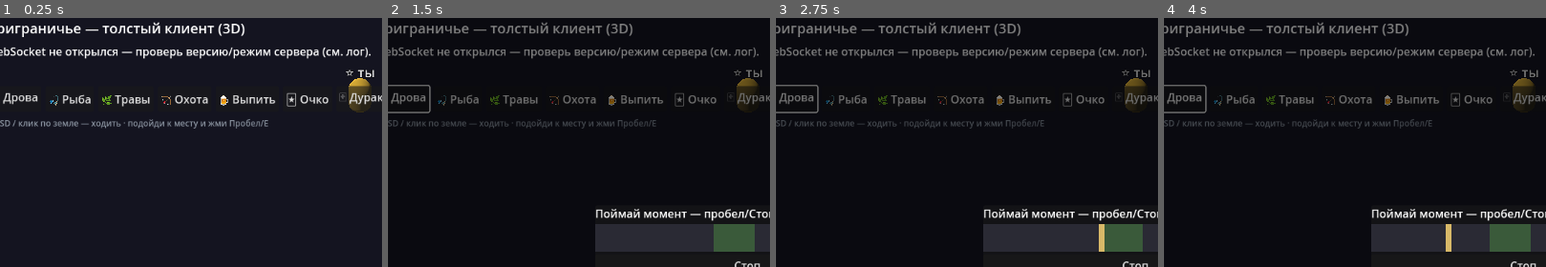
Above: before the commit, frames 1-4 (left to right).
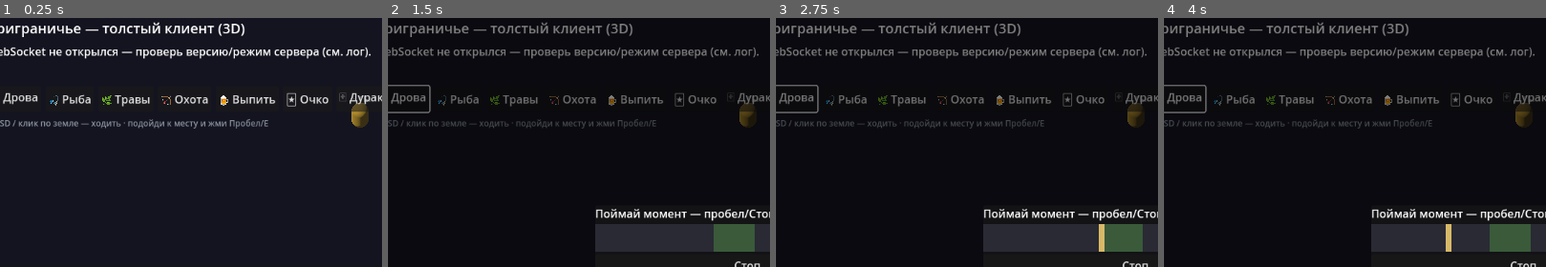
Above: after the commit, the same moments.

Repository: IskatelApelsinov/pogranichye
Game: Godot game, scene res://Main.tscn
The game is run twice, just before and just after one commit, with the same random seed, the same clock (stepped at 60 frames per second) and the same inputs.
Inputs:
- Up to frame 1 (0.25 s): no input
- Up to frame 2 (1.5 s): click "🪓 Дрова" at 0.5 s; click "🎣 Рыба" at 1.25 s
- Up to frame 3 (2.75 s): click "🌿 Травы" at 2 s
- Up to frame 4 (4 s): click "🏹 Охота" at 2.75 s; click "🍺 Выпить" at 3.5 s
The pictures show only the part of the screen within x 3-53%, y 1-51%; the shares and areas given below are measured in that part.

The runs differ from the first frame. In frame 1, 0.9% of the frame differs, in the area x 90-98%, y 20-45%; in frame 2, 0.6%; in frame 3, 0.6%; in frame 4, 0.6%.

Commit message:
v0.9.5: 3D-деревня как место — дороги, кузница/амбар/колодец, таверна со столами и комнатой
Слой 1 мега-итерации (витрина поверх сервера, логику не трогаем):
- раскладка 7×6: дома вдоль улиц, площадь, дороги между постройками
- кузница/амбар/колодец как объекты; вывески у таверны
- вечером (18–23ч) посетители рассаживаются ЗА СТОЛЫ у таверны, а не кучей
- точка «Комната» (🛏): нет своего жилья → снять (house/rent), иначе → спать (sleep)
- занятия разнесены по окраинам; камера и границы расширены под большую деревню

Co-Authored-By: Claude Opus 4.8 <noreply@anthropic.com>
Claude-Session: https://claude.ai/code/session_014HhMEKL3gv4Ct8eUsG9tJz

Diff:
--- a/godot3d-client/Main.gd
+++ b/godot3d-client/Main.gd
@@ -46,10 +46,10 @@
 var _prompt: Label
 var _verbadge: Label
 var _near: Dictionary = {}            # ближайшая точка взаимодействия
-const CAM_OFFSET := Vector3(14, 16, 14)
+const CAM_OFFSET := Vector3(18, 21, 18)
 const MOVE_SPEED := 5.5
 const INTERACT_RADIUS := 1.7
-const BOUND := 8.0
+const BOUND := 8.6
 
 
 func _ready() -> void:
@@ -69,7 +69,7 @@
 	# ортокамера «вид сверху» с лёгким наклоном (2.5D-ощущение)
 	_cam = Camera3D.new()
 	_cam.projection = Camera3D.PROJECTION_ORTHOGONAL
-	_cam.size = 16.0
+	_cam.size = 22.0
 	_cam.position = Vector3(14, 16, 14)
 	_cam.rotation_degrees = Vector3(-50, 45, 0)
 	_cam.current = true
@@ -552,6 +552,15 @@
 	elif act == "tavern":
 		_send("drink", {})
 		_log_line("🍯 В таверне: Выпить — здесь, Очко и Дурак — на верхней панели.")
+	elif act == "inn":
+		# комната: если нет своего дома — снять; иначе лечь спать
+		var me: Dictionary = S.get("me", {})
+		if me.get("home", "none") == "none":
+			_send("house", {"action": "rent"})
+			_log_line("🛏 Снимаю комнату…")
+		else:
+			_send("sleep", {})
+			_log_line("🛏 Ложусь отдыхать…")
 
 func _on_packet(text: String) -> void:
 	var m = JSON.parse_string(text)
--- a/godot3d-client/World3D.gd
+++ b/godot3d-client/World3D.gd
@@ -4,12 +4,23 @@
 # но честные 3D-меши под ортокамерой. Данные те же, что шлёт сервер (state.here + hour).
 # Движение по времени суток: день — по делам, вечер — в таверну, ночь — по домам.
 
-const SP := 2.2                      # шаг сетки в мире
-const COLS := 5
-const ROWS := 4
-const HOUSE := [Vector2i(0,0), Vector2i(2,0), Vector2i(4,0), Vector2i(0,2), Vector2i(3,3)]
-const TAV := Vector2i(2,2)
-const WALK := [Vector2i(1,1), Vector2i(3,1), Vector2i(1,3), Vector2i(2,3), Vector2i(4,2), Vector2i(0,3), Vector2i(2,1), Vector2i(1,2)]
+const SP := 2.4                      # шаг сетки в мире
+const COLS := 7
+const ROWS := 6
+# деревня-улица: площадь в центре (таверна+колодец), дома вдоль улиц, кузница/амбар
+const HOUSE := [Vector2i(1,0), Vector2i(3,0), Vector2i(5,0), Vector2i(0,2), Vector2i(6,2),
+                Vector2i(1,5), Vector2i(3,5), Vector2i(5,5), Vector2i(0,4), Vector2i(6,4)]
+const TAV := Vector2i(3,2)
+const WELL := Vector2i(3,3)
+const FORGE := Vector2i(5,1)
+const BARN := Vector2i(1,1)
+const INN := Vector2i(4,2)            # у таверны — снять комнату/спать
+# дороги (клетки, по которым идёт мощёная улица): крест через площадь + выезды
+const ROADS := [Vector2i(0,2),Vector2i(1,2),Vector2i(2,2),Vector2i(3,2),Vector2i(4,2),Vector2i(5,2),Vector2i(6,2),
+                Vector2i(3,0),Vector2i(3,1),Vector2i(3,3),Vector2i(3,4),Vector2i(3,5)]
+# столы у таверны (смещения от клетки таверны, в метрах)
+const TABLES := [Vector2(-1.4,1.3), Vector2(1.4,1.3), Vector2(-1.4,-1.2), Vector2(1.4,-1.2)]
+const WALK := [Vector2i(2,1), Vector2i(4,1), Vector2i(2,4), Vector2i(4,4), Vector2i(1,3), Vector2i(5,3)]
 
 var S: Dictionary = {}
 var hour: int = 8
@@ -21,10 +32,10 @@
 
 # постоянные места занятий на карте (клетка, эмодзи, подпись, намерение серверу)
 const SPOTS := [
-	{"cell": Vector2(0, 1), "emoji": "🪵", "label": "Поленница", "action": "firewood"},
-	{"cell": Vector2(4, 1), "emoji": "🎣", "label": "Рыбное место", "action": "fishing"},
-	{"cell": Vector2(0, 3), "emoji": "🌿", "label": "Травы", "action": "herbs"},
-	{"cell": Vector2(4, 3), "emoji": "🏹", "label": "Угодья", "action": "hunt"},
+	{"cell": Vector2(0, 0), "emoji": "🪵", "label": "Поленница", "action": "firewood"},
+	{"cell": Vector2(6, 0), "emoji": "🎣", "label": "Рыбное место", "action": "fishing"},
+	{"cell": Vector2(0, 5), "emoji": "🌿", "label": "Травы", "action": "herbs"},
+	{"cell": Vector2(6, 5), "emoji": "🏹", "label": "Угодья", "action": "hunt"},
 ]
 
 func _ready() -> void:
@@ -119,9 +130,19 @@
 	if h.get("tavern", true):
 		_spots.append({"type": "tavern", "label": "Таверна", "action": "tavern",
 			"pos": cell_pos(TAV.x, TAV.y), "emoji": "🍯"})
+		_spots.append({"type": "inn", "label": "Комната (аренда/сон)", "action": "inn",
+			"pos": cell_pos(INN.x, INN.y), "emoji": "🛏"})
 
 func interactables() -> Array:
 	return _spots
+
+func table_positions() -> Array:
+	# мировые позиции столов у таверны (чтобы рассаживать посетителей вечером)
+	var base := cell_pos(TAV.x, TAV.y)
+	var out := []
+	for off in TABLES:
+		out.append(base + Vector3(off.x, 0, off.y))
+	return out
 
 func _build_static(h: Dictionary, winter: bool, alive: int) -> void:
 	for c in _static_root.get_children():
@@ -132,22 +153,44 @@
 		for c in range(COLS):
 			var shade := 0.94 + 0.06 * ((c + r) % 2)
 			_box(_static_root, cell_pos(c, r, -0.2), Vector3(SP * 0.98, 0.2, SP * 0.98), grass * shade, "snow.png" if winter else "grass.png")
+	# дороги — мощёная улица (крест через площадь + выезды)
+	for rc in ROADS:
+		_box(_static_root, cell_pos(rc.x, rc.y, -0.12), Vector3(SP * 0.7, 0.16, SP * 0.7), Color("#6a5236"))
 	# дома
-	var nb: int = clampi(int(round(alive / 4.0)), 2, HOUSE.size())
+	var nb: int = clampi(int(round(alive / 3.0)), 3, HOUSE.size())
 	for i in range(nb):
 		var p: Vector2i = HOUSE[i]
-		_box(_static_root, cell_pos(p.x, p.y), Vector3(1.4, 1.3, 1.4), Color("#7a5a3a"), "wood.png")
-		# крыша
-		_box(_static_root, cell_pos(p.x, p.y, 1.3), Vector3(1.6, 0.5, 1.6), Color("#8a3a2a"), "roof.png")
-	# таверна
+		_box(_static_root, cell_pos(p.x, p.y), Vector3(1.5, 1.4, 1.5), Color("#7a5a3a"), "wood.png")
+		_box(_static_root, cell_pos(p.x, p.y, 1.4), Vector3(1.7, 0.5, 1.7), Color("#8a3a2a"), "roof.png")
+	# кузница (с «огнём») и амбар
+	_box(_static_root, cell_pos(FORGE.x, FORGE.y), Vector3(1.5, 1.3, 1.5), Color("#4a4a52"), "wood.png")
+	_box(_static_root, cell_pos(FORGE.x, FORGE.y, 1.3), Vector3(1.7, 0.4, 1.7), Color("#2a2a30"), "roof.png")
+	_sign(cell_pos(FORGE.x, FORGE.y, 2.0), "🔨 Кузница")
+	_box(_static_root, cell_pos(BARN.x, BARN.y), Vector3(1.6, 1.2, 1.6), Color("#8a6a3a"), "wood.png")
+	_box(_static_root, cell_pos(BARN.x, BARN.y, 1.2), Vector3(1.8, 0.5, 1.8), Color("#6a4a2a"), "roof.png")
+	_sign(cell_pos(BARN.x, BARN.y, 1.9), "🌾 Амбар")
+	# колодец на площади
+	_box(_static_root, cell_pos(WELL.x, WELL.y), Vector3(0.9, 0.8, 0.9), Color("#6e5234"))
+	_box(_static_root, cell_pos(WELL.x, WELL.y, 0.8), Vector3(0.3, 0.9, 0.3), Color("#5e4630"))
+	# таверна + вывеска + столы
 	if h.get("tavern", true):
-		_box(_static_root, cell_pos(TAV.x, TAV.y), Vector3(1.8, 1.9, 1.8), Color("#6a4a7a"), "wood.png")
-		_box(_static_root, cell_pos(TAV.x, TAV.y, 1.9), Vector3(2.0, 0.5, 2.0), Color("#c0392b"), "roof.png")
-	# немного декора по краям: деревья/камни
+		_box(_static_root, cell_pos(TAV.x, TAV.y), Vector3(2.0, 2.0, 2.0), Color("#6a4a7a"), "wood.png")
+		_box(_static_root, cell_pos(TAV.x, TAV.y, 2.0), Vector3(2.2, 0.5, 2.2), Color("#c0392b"), "roof.png")
+		_sign(cell_pos(TAV.x, TAV.y, 2.7), "🍯 Таверна")
+		for tp in table_positions():
+			_box(_static_root, tp, Vector3(0.9, 0.5, 0.9), Color("#7a5a3a"), "wood.png")   # стол
+	# деревья по краям
 	var tree_col := Color("#2f6b39") if not winter else Color("#bcd4c0")
-	for spot in [Vector2(-1, 0), Vector2(5, 0), Vector2(-1, 2), Vector2(5, 4)]:
-		_box(_static_root, cell_pos(spot.x, spot.y), Vector3(0.4, 1.4, 0.4), Color("#5e4630"))
-		_box(_static_root, cell_pos(spot.x, spot.y, 1.4), Vector3(1.2, 1.2, 1.2), tree_col)
+	for spot in [Vector2(-1, 1), Vector2(7, 1), Vector2(-1, 4), Vector2(7, 4), Vector2(3, -1)]:
+		_box(_static_root, cell_pos(spot.x, spot.y), Vector3(0.4, 1.5, 0.4), Color("#5e4630"))
+		_box(_static_root, cell_pos(spot.x, spot.y, 1.5), Vector3(1.3, 1.3, 1.3), tree_col)
+
+func _sign(pos: Vector3, text: String) -> void:
+	var lbl := Label3D.new()
+	lbl.text = text; lbl.position = pos
+	lbl.billboard = BaseMaterial3D.BILLBOARD_ENABLED
+	lbl.pixel_size = 0.012; lbl.outline_size = 6
+	_static_root.add_child(lbl)
 
 func target_cell(name: String, in_tavern: bool, is_me: bool) -> Vector2i:
 	var sleep := hour >= 23 or hour < 7
@@ -198,10 +241,16 @@
 			node.position = cell_pos(start.x, start.y)
 			_tokens[n] = {"node": node, "label": lbl, "body": body, "me": meta.me}
 		var t: Dictionary = _tokens[n]
-		var cell := target_cell(n, tav.has(n), t.me)
-		var jx := float(hashi(n, 7) - 3) * 0.12
-		var jz := float(hashi(n + "y", 5) - 2) * 0.12
-		t.target = cell_pos(cell.x, cell.y) + Vector3(jx, 0, jz)
+		var evening := hour >= 18 and hour < 23
+		if evening and tav.has(n):
+			# вечером посетитель сидит ЗА СТОЛОМ у таверны (а не кучей на клетке)
+			var tbls := table_positions()
+			t.target = tbls[hashi(n, tbls.size())] + Vector3(0, 0, 0)
+		else:
+			var cell := target_cell(n, tav.has(n), t.me)
+			var jx := float(hashi(n, 7) - 3) * 0.12
+			var jz := float(hashi(n + "y", 5) - 2) * 0.12
+			t.target = cell_pos(cell.x, cell.y) + Vector3(jx, 0, jz)
 		var sleeping := hour >= 23 or hour < 7
 		t.label.text = ("💤 " if sleeping else "") + n
 
Not shown, changed: world/version.py
